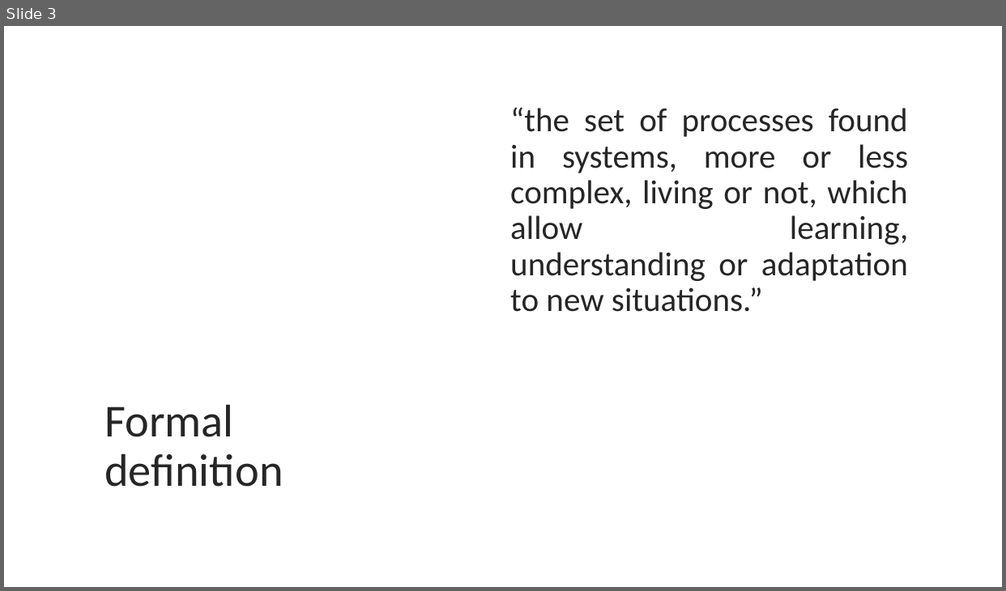
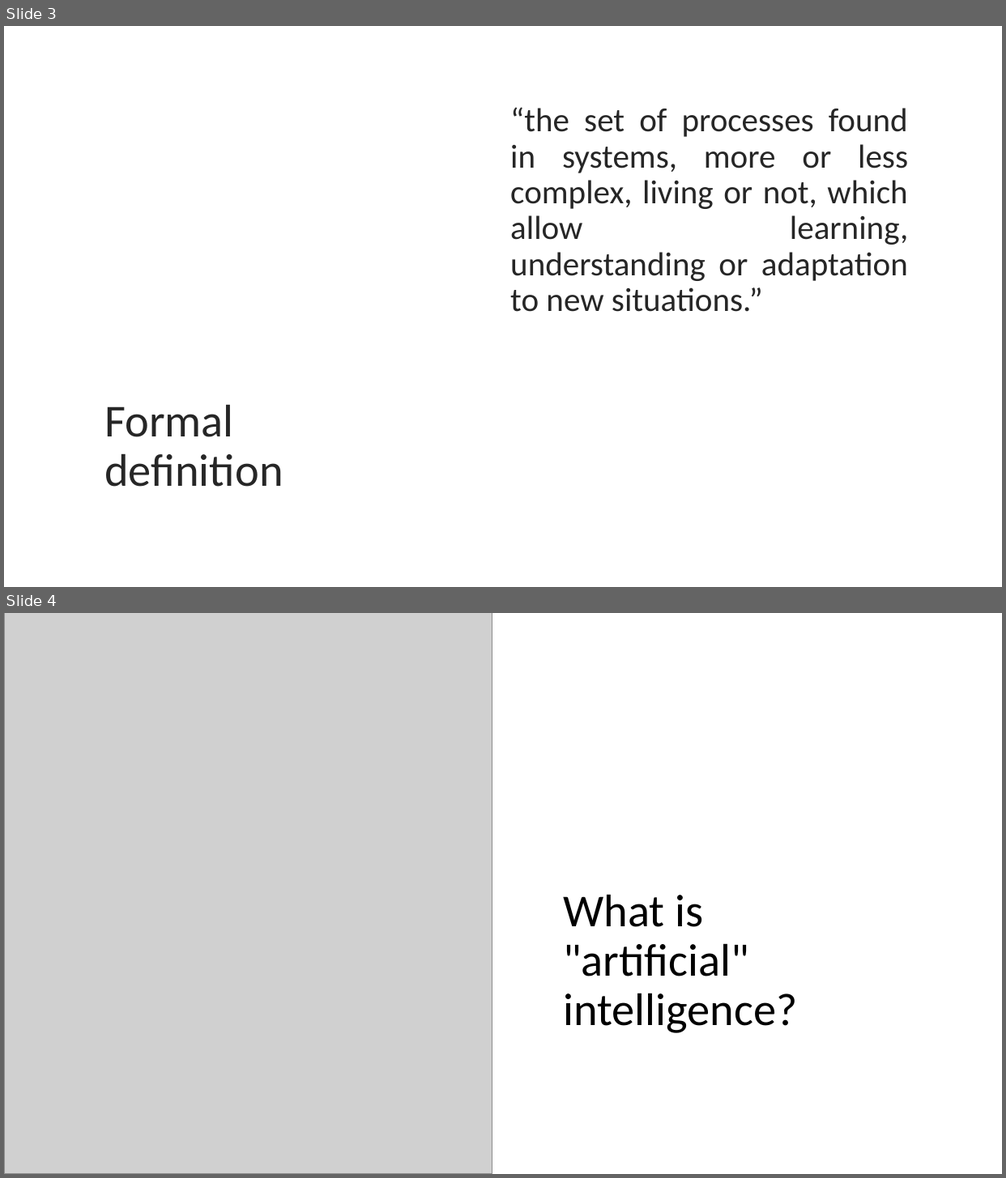
Before and after one commit to PRF-Development/DataAnalysisExtras, a slide deck: WhatIsArtificialIntelligence.pptx. Shown one above the other, each under a label of ours: slide 3 before the commit, slides 3 and 4 after it. The pictures are 1006x591 and 1006x1178 pixels, drawn with LibreOffice and Linux fonts; fonts in the diff are those of the drawing; grey boxes stand for pictures. Boxes give left, top, right and bottom in pixels: in the first picture for what was removed or moved away, otherwise in the second. Text is boxed around its words. In the diff, an @@ line names an element or a change of style, - is before the commit and + after.

Commit message:
what's AI slide

```diff
--- a/WhatIsArtificialIntelligence.pptx
+++ b/WhatIsArtificialIntelligence.pptx
@@ slide 4 added at box(4, 613, 1002, 1174), background #FFFFFF @@
@@ picture added at box(4, 613, 492, 1174) @@
@@ title added at box(563, 894, 797, 1033), 44 pt, text #000000 @@
+What is
+"artificial" intelligence?
```
